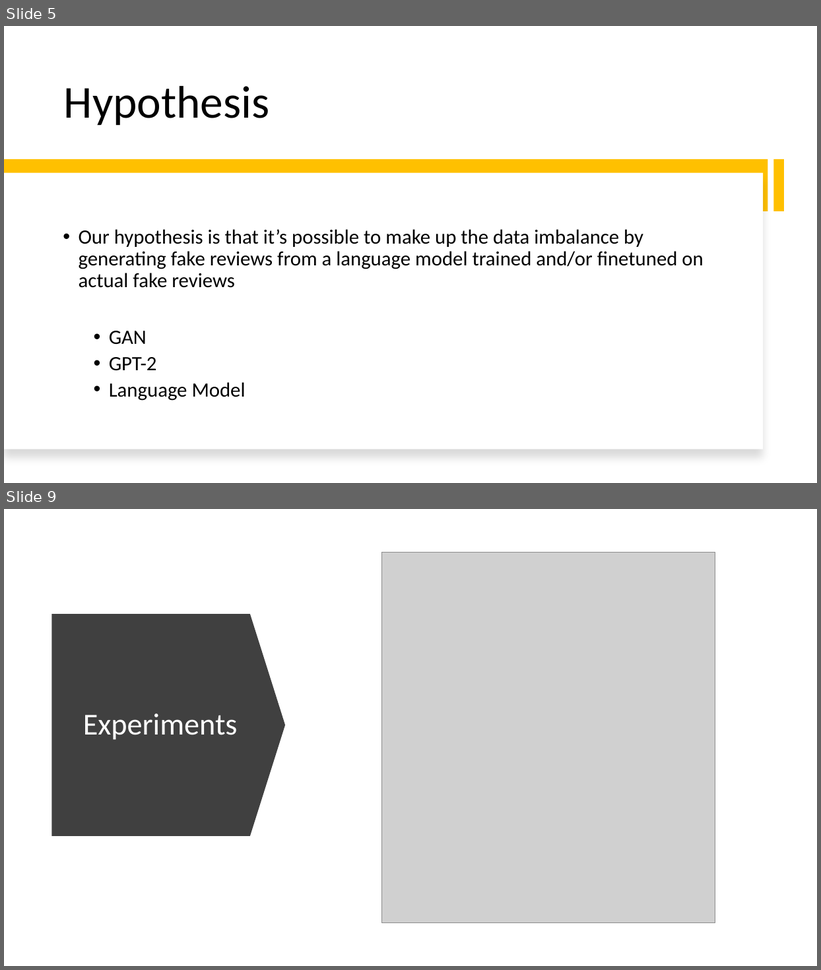
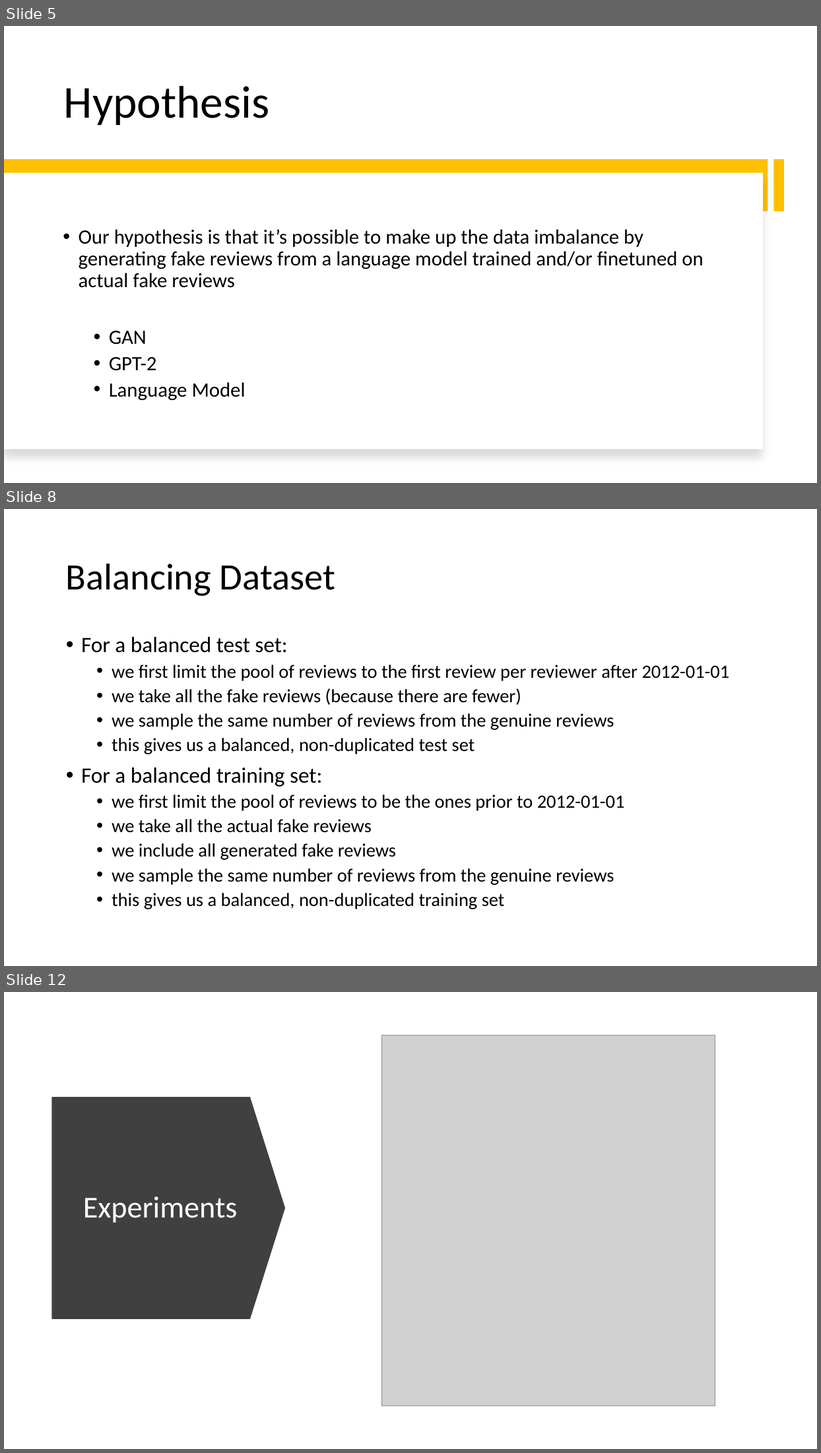
Before and after one commit to yizhang7210/w266-final-project, a slide deck: w266.pptx. Shown one above the other, each under a label of ours: slides 5 and 9 before the commit, slides 5, 8 and 12 after it; the slides between them are not shown. The pictures are 821x970 and 821x1453 pixels, drawn with LibreOffice and Linux fonts; fonts in the diff are those of the drawing; grey boxes stand for pictures. Boxes give left, top, right and bottom in pixels: in the first picture for what was removed or moved away, otherwise in the second. Text is boxed around its words. In the diff, an @@ line names an element or a change of style, - is before the commit and + after.

```diff
--- a/w266.pptx
+++ b/w266.pptx
@@ slide 8 added at box(4, 509, 817, 966), background #FFFFFF @@
@@ title added at box(66, 563, 335, 596), 44 pt, text #000000 @@
+Balancing Dataset
@@ text added at box(81, 637, 730, 910), 22.2 pt, text #000000 @@
+• For a balanced test set:
+  • we first limit the pool of reviews to the first review per reviewer after 2012-01-01
+  • we take all the fake reviews (because there are fewer)
+  • we sample the same number of reviews from the genuine reviews
+  • this gives us a balanced, non-duplicated test set
+• For a balanced training set:
+  • we first limit the pool of reviews to be the ones prior to 2012-01-01
+  • we take all the actual fake reviews
+  • we include all generated fake reviews
+  • we sample the same number of reviews from the genuine reviews
+  • this gives us a balanced, non-duplicated training set
@@ what was slide 9 is now slide 12 @@
```
Also in this commit, not shown: 8 slides changed, 2 other slides added, 4 other files.
